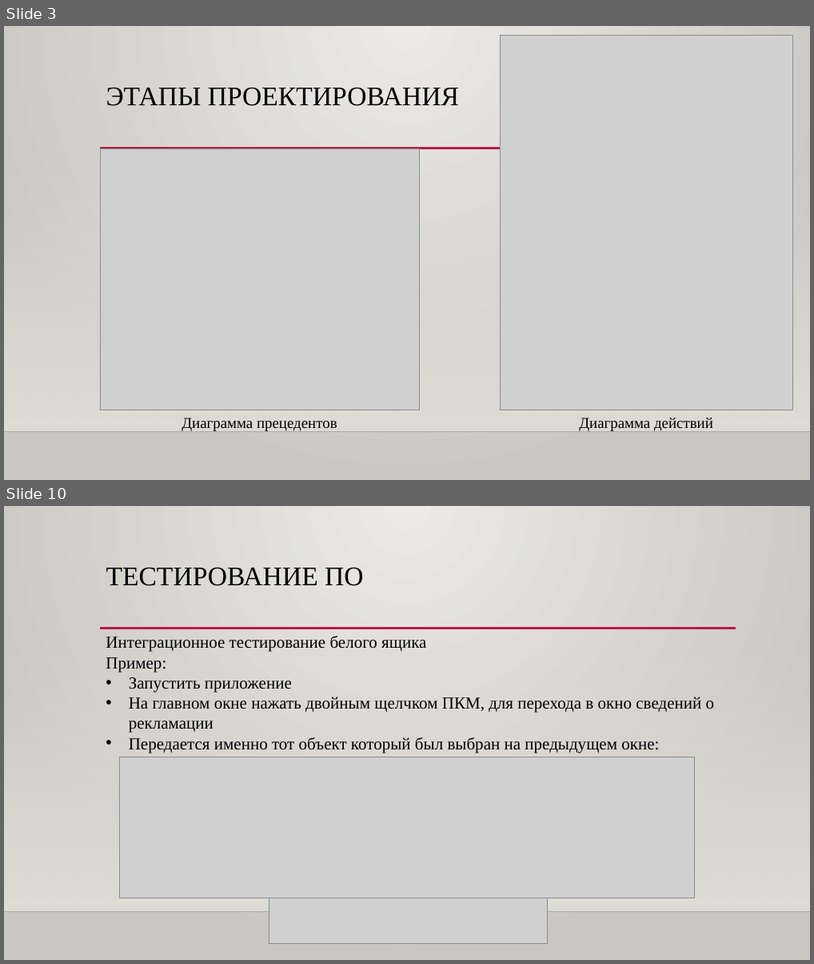
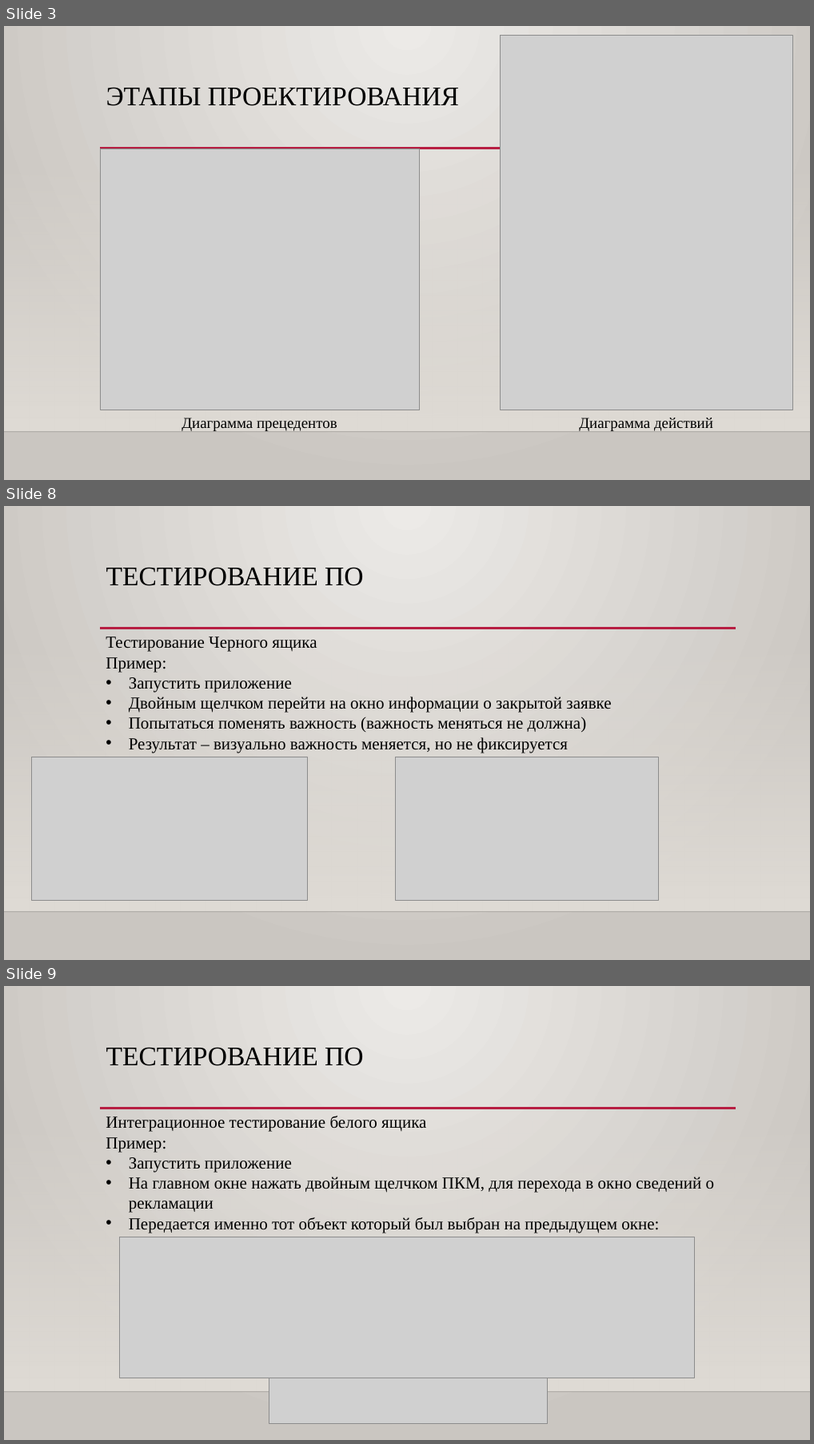
Before and after one commit to IlyaMAstat/Diplom, a slide deck: Presentation Markin Diplom.pptx. Shown one above the other, each under a label of ours: slides 3 and 10 before the commit, slides 3, 8 and 9 after it; the slides between them are not shown. The pictures are 814x964 and 814x1444 pixels, drawn with LibreOffice and Linux fonts; fonts in the diff are those of the drawing; grey boxes stand for pictures; background and template pictures are left out. Boxes give left, top, right and bottom in pixels: in the first picture for what was removed or moved away, otherwise in the second. Text is boxed around its words. In the diff, an @@ line names an element or a change of style, - is before the commit and + after.

```diff
--- a/Presentation Markin Diplom.pptx
+++ b/Presentation Markin Diplom.pptx
@@ slide 8 added at <box>4,506,810,960</box>, background gradient #ECEAE7 to #CAC7C1; not listed: 3 template elements that a slide beside it also shows @@
@@ title added at <box>106,567,364,586</box>, 32 pt, text #000000 @@
+ТЕСТИРОВАНИЕ ПО
@@ text added at <box>106,636,611,752</box>, 20 pt, text #000000 @@
+Тестирование Черного ящика
+Пример:
+• Запустить приложение
+• Двойным щелчком перейти на окно информации о закрытой заявке
+• Попытаться поменять важность (важность меняться не должна)
+• Результат – визуально важность меняется, но не фиксируется
@@ picture added at <box>31,757,307,900</box> @@
@@ picture added at <box>395,757,659,900</box> @@
@@ what was slide 10 is now slide 9 @@
```
Also in this commit, not shown: 4 slides changed, 2 slides removed, 2 other files.
